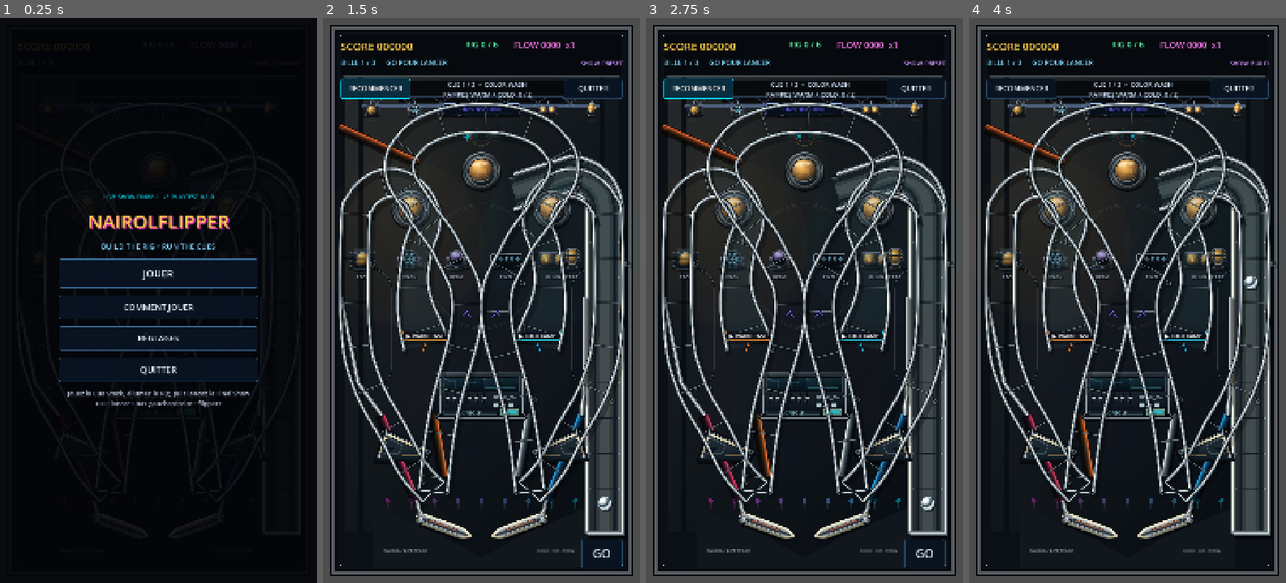
Above: before the commit, frames 1-4 (left to right).
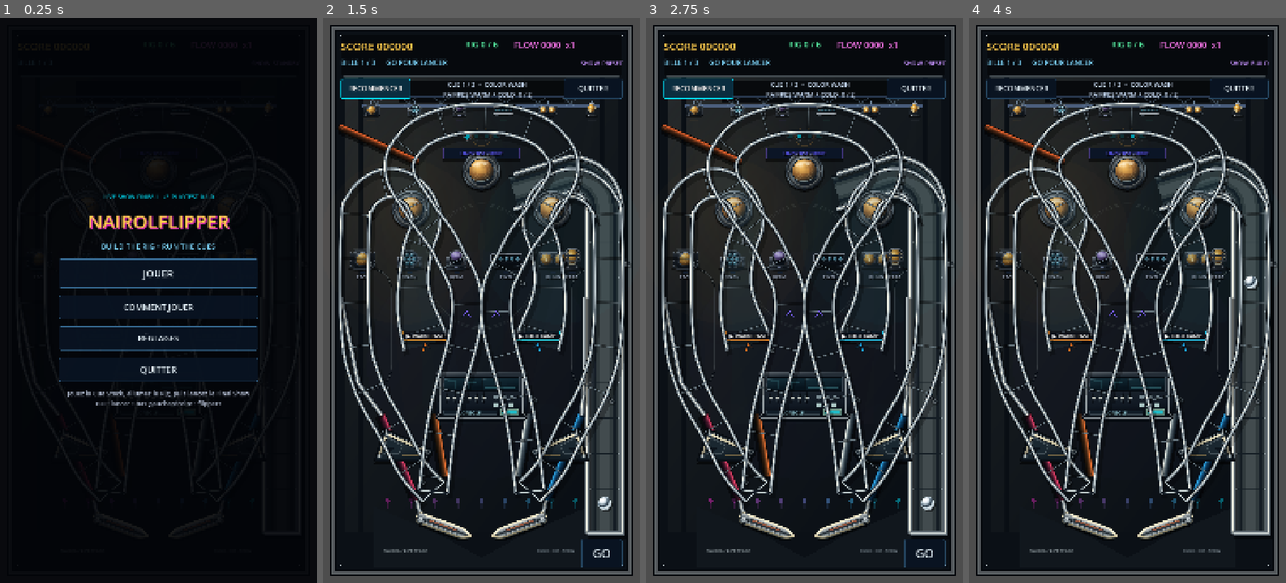
Above: after the commit, the same moments.

Repository: Nairolf138/NairolFlipper
Game: Godot game, scene res://scenes/app/Main.tscn
Two runs of this game, one before a commit and one after it. Both use one fixed random seed, a clock stepped at 60 frames per second and the inputs below.
Inputs:
- Up to frame 1 (0.25 s): no input
- Up to frame 2 (1.5 s): click "JOUER" at 0.5 s; click "RECOMMENCER" at 1.25 s
- Up to frame 3 (2.75 s): click "RECOMMENCER" at 2 s
- Up to frame 4 (4 s): click "RECOMMENCER" at 2.75 s; click "GO" at 3.5 s

The runs differ from the first frame. In frame 2, 0.3% of the frame differs, in the area x 26-63%, y 15-35%; in frame 3, 0.3%; in frame 4, 0.3%.

Commit message:
fix: synchronize capture viewport and clarify orbit signage

Diff:
--- a/scenes/gameplay/LaneTrigger.tscn
+++ b/scenes/gameplay/LaneTrigger.tscn
@@ -17,11 +17,12 @@
 
 [node name="Shadow" type="Polygon2D" parent="."]
 z_index = -1
-position = Vector2(0, 8)
+position = Vector2(0, 158)
 polygon = PackedVector2Array(-130, -20, 130, -20, 130, 20, -130, 20)
 color = Color(0, 0, 0, 0.5)
 
 [node name="Visual" type="Polygon2D" parent="."]
+position = Vector2(0, 150)
 polygon = PackedVector2Array(-130, -20, 130, -20, 130, 20, -130, 20)
 color = Color(0.42, 0.72, 1, 0.28)
 
@@ -39,9 +40,9 @@
 [node name="Label" type="Label" parent="."]
 z_index = 8
 offset_left = -155.0
-offset_top = -19.0
+offset_top = 135.0
 offset_right = 155.0
-offset_bottom = 19.0
+offset_bottom = 165.0
 theme_override_colors/font_color = Color(0.72, 0.9, 1, 1)
 theme_override_colors/font_shadow_color = Color(0, 0, 0, 0.9)
 theme_override_constants/shadow_offset_x = 2
--- a/scripts/show/route_visual.gd
+++ b/scripts/show/route_visual.gd
@@ -71,13 +71,12 @@
 		draw_circle(foot, 7.0, Color("687177"), false, 2.0, true)
 		draw_line(foot, point, Color("131a20"), 8.0, true)
 		draw_line(foot - Vector2(2, 0), point - Vector2(2, 0), Color("8a9599"), 2.0, true)
+		draw_circle(point, 3.0, Color(_accent, 0.85))
 	if not _glass.is_empty():
 		draw_colored_polygon(_glass, Color(0.24, 0.38, 0.42, 0.16))
 	for tie in _ties:
 		draw_polyline(tie, Color(0, 0, 0, 0.42), 7.0, true)
 		draw_polyline(tie, Color("66757d"), 3.0, true)
-		draw_circle(tie[0], 4.0, Color("b9c6c9"))
-		draw_circle(tie[1], 4.0, Color("b9c6c9"))
 	for edge in [_left, _right]:
 		# Transform the draw, not the collider. The edge itself remains the datum.
 		draw_set_transform(Vector2(9, 16))
--- a/tests/godot/capture_playfield.gd
+++ b/tests/godot/capture_playfield.gd
@@ -26,7 +26,9 @@
 	_main.set_physics_process(false)
 	_main.stage_visuals.set_process(false)
 	for size in [Vector2i(540, 960), Vector2i(1080, 1920)]:
-		DisplayServer.window_set_size(size)
+		# Window owns the root viewport; bypassing it through DisplayServer leaves
+		# its render size stale on X11 without a window manager.
+		root.size = size
 		_main._show_start_menu()
 		await _capture("menu", size)
 		_main.start_game()
@@ -35,6 +37,8 @@
 		_main._launch_or_restart()
 		for target in get_nodes_in_group("rig_targets"):
 			_main._on_rig_target_hit(target, target.family_id, target.display_name, target.score_value, target.flow_value)
+		_main.stage_visuals.hit_flash = 0.0
+		_main.sync_feedback_label.hide()
 		_main.stage_visuals.set_beat_position(2.0, true)
 		_hold_ball(Vector2(540, 1030))
 		await _capture("lit_stage", size)
@@ -59,6 +63,10 @@
 		"note": "Frozen art fixtures on CI software GL. Not tablet performance or physical trajectory evidence.",
 		"captures": _metrics,
 	}, "\t"))
+	# Let already scheduled gameplay coroutines release their resources before
+	# freeing the fixture. Returning to the menu invalidates their generations.
+	_main._show_start_menu()
+	await create_timer(_main.show_flow.final_show_duration + 0.1).timeout
 	_main.free()
 	await process_frame
 	await process_frame
@@ -83,7 +91,7 @@
 		await RenderingServer.frame_post_draw
 	var image := root.get_texture().get_image()
 	if image.is_empty() or image.get_size() != size:
-		push_error("Capture size / image invalid: " + label)
+		push_error("Capture invalid: %s expected %s, got %s (window %s)" % [label, size, image.get_size(), root.size])
 		_failed = true
 		return
 	var colors: Dictionary = {}
